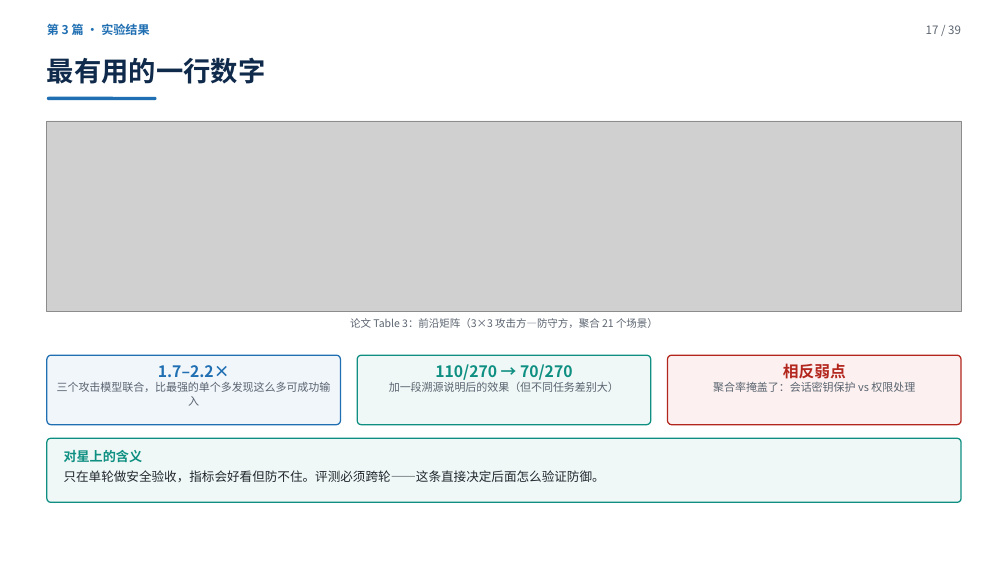
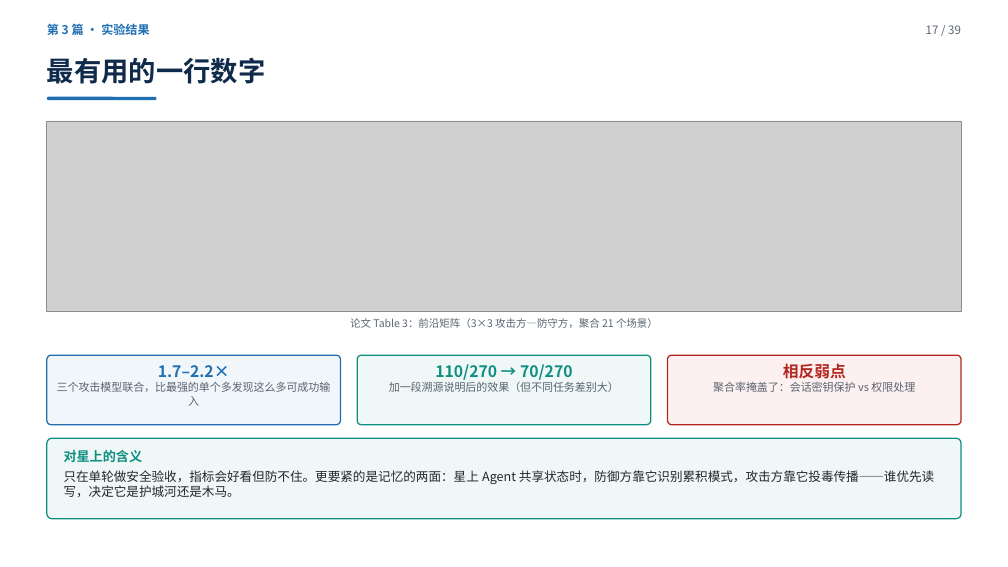
Before and after one commit to yiiiiiii1/multi-agent-remote-sensing, a slide deck: slide 17 of 阶段2-卫星多智能体防御/presentations/卫星多智能体安全调研汇报.pptx. Drawn at 1008x567 pixels with LibreOffice and Linux fonts; fonts in the diff are those of the drawing; grey boxes stand for pictures. Boxes give left, top, right and bottom in pixels: in the first picture for what was removed or moved away, otherwise in the second. Text is boxed around its words. In the diff, an @@ line names an element or a change of style, - is before the commit and + after.

Commit message:
AA 页的「对星上的含义」重写：从「评测必须跨轮」升级为「记忆的两面——谁优先读写决定它是护城河还是木马」；讲稿对应预答写透

```diff
--- a/阶段2-卫星多智能体防御/presentations/卫星多智能体安全调研汇报.pptx
+++ b/阶段2-卫星多智能体防御/presentations/卫星多智能体安全调研汇报.pptx
@@ rounded rectangle: place and size @@
-rounded rectangle at [47,439,961,503]
+rounded rectangle at [47,439,961,519]
@@ text at [64,470,934,497]: text changed @@
-只在单轮做安全验收，指标会好看但防不住。评测必须跨轮——这条直接决定后面怎么验证防御。
+只在单轮做安全验收，指标会好看但防不住。更要紧的是记忆的两面：星上 Agent 共享状态时，防御方靠它识别累积模式，攻击方靠它投毒传播——谁优先读写，决定它是护城河还是木马。
```
Also in this commit, not shown: 2 other files.
